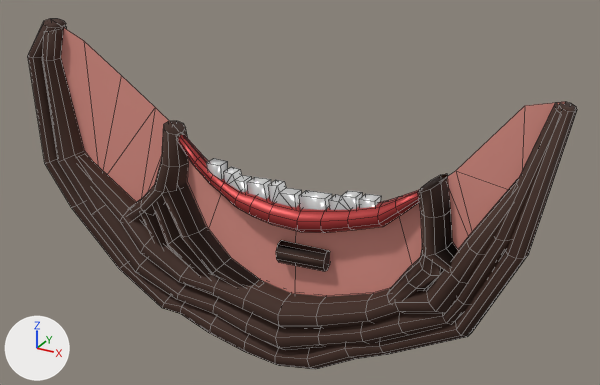
What one commit did to the FBX model sources/Hats/Assets/AilJaw.fbx.
One viewpoint serves both versions: a 50 mm lens placed at (0.969, -2.089, 1.523), pointed at (-0.083, -0.175, 0.566). The axes (+X, +Y, +Z) are drawn at lower left. The lights are the same throughout. Mesh edges are drawn as thin lines. Where no turn or scale is listed for an object, it has been applied to the vertices.

The first picture shows 'AilJaw'.
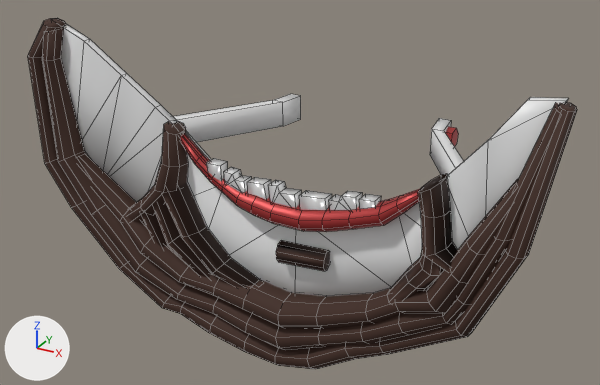
The newer file is also turned or shifted as a whole; pictures and numbers use the older file's frame.

Changed parts and their boxes (x1, y1, x2, y2) in the pictures (600 x 385 px):
'AilJaw', recoloured, reshaped
    before: (28, 19, 577, 369)
    after: (28, 18, 577, 369)
part 1 of me_cube_003, built on
    before: (61, 27, 566, 296)
    after: (53, 18, 568, 296)

The change in detail:
Material 'AilSkin' (mat_ailskin) changes colour from pink #df9287 to white #e7e7e7; in linear values from (0.741, 0.287, 0.242) to (0.8, 0.8, 0.8).
me_cube_003 is used by ob_ailjaw; location (-0.021, 0.129, -0.431).
me_cube_003 had 835 vertices, 734 faces and spanned x -0.84..0.7, y -0.57..-0.43, z 0.55..1.46.
me_cube_003 now has 901 vertices, 818 faces and spans x -0.84..0.7, y -0.57..-0.04, z 0.55..1.46.
Part 1, on me_cube_003:
7 vertices are removed from x -0.33..0.6, y -0.52..-0.49, z 1.11..1.23.
33 faces are deleted.
75 vertices in x -0.33..0.38, y -0.55..-0.45, z 0.99..1.18 move by (0.0, 0.01, 0.0).
31 vertices move from x -0.33..0.59, y -0.52..-0.45, z 1.0..1.41 to x -0.33..0.59, y -0.52..-0.45, z 1.0..1.42.
65 vertices are added at x -0.76..0.67, y -0.49..-0.04, z 0.67..1.46.
8 new vertices lie (0.04, 0.0, 0.0) away from vertices in x -0.47..0.47, y -0.48..-0.04, z 1.11..1.2.
35 new faces join them, mat_aillips (red #aa3535).
82 new faces join them, mat_ailskin (white #e7e7e7).
